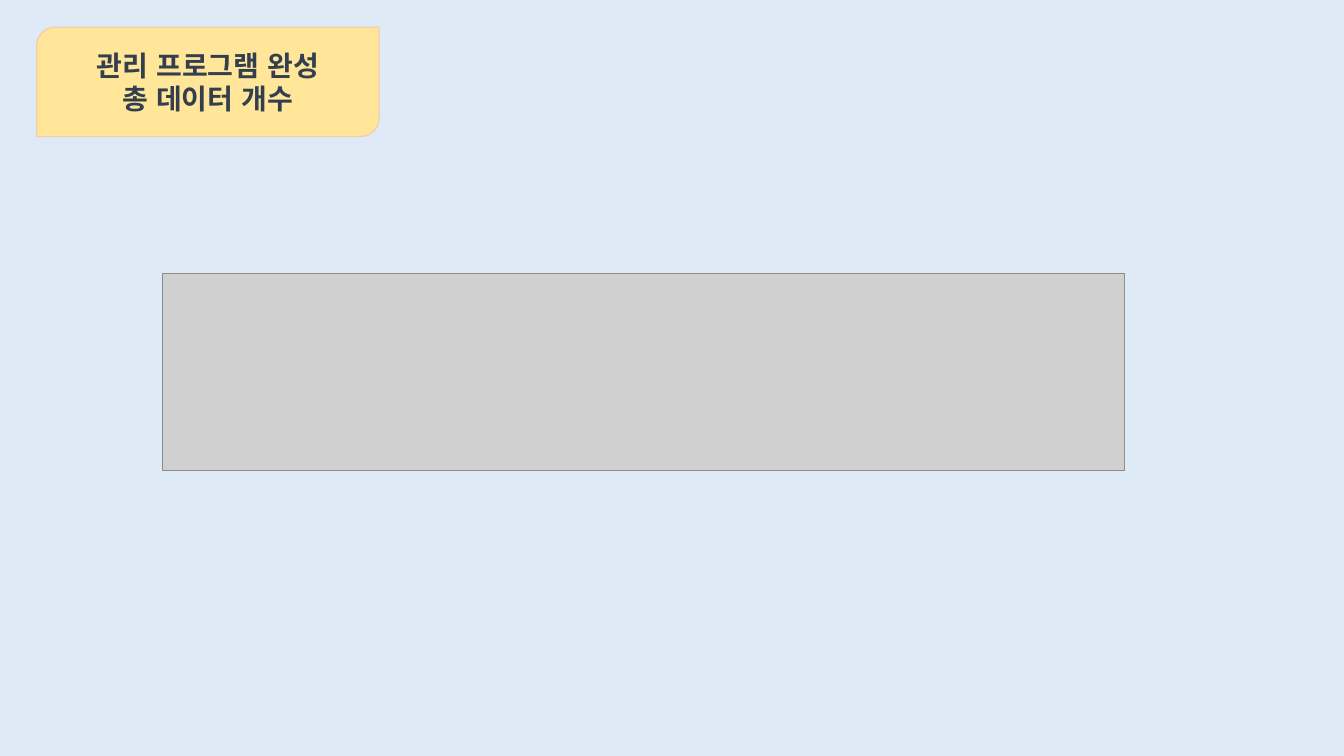
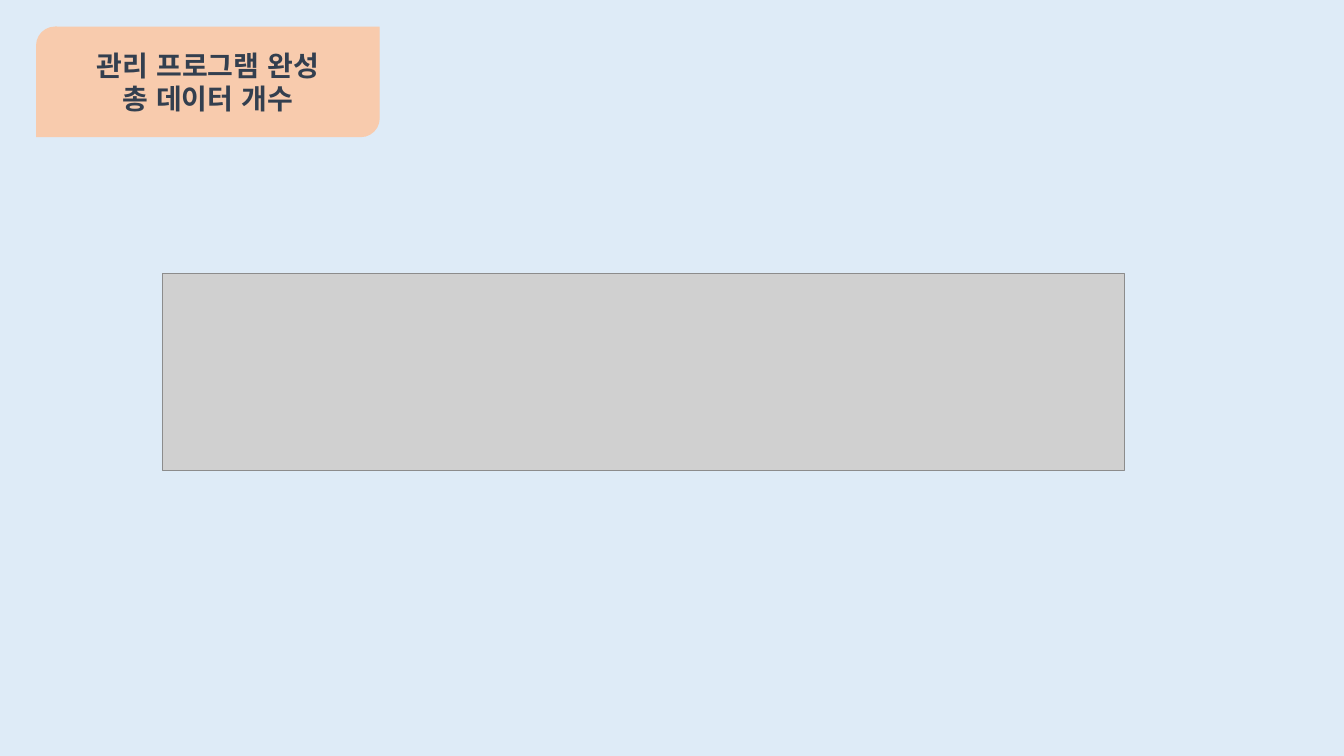
Before and after one commit to limjh0513/DGSW_studentsmanage, a slide deck: slide 15 of 자료구조.pptx (slide 16 before the commit). Drawn at 1344x756 pixels with LibreOffice and Linux fonts; fonts in the diff are those of the drawing; grey boxes stand for pictures. Boxes give left, top, right and bottom in pixels: in the first picture for what was removed or moved away, otherwise in the second. Text is boxed around its words. In the diff, an @@ line names an element or a change of style, - is before the commit and + after.

```diff
--- a/자료구조.pptx
+++ b/자료구조.pptx
@@ round diag rect "관리 프로그램 완성" at (36, 27, 379, 136): fill #FFE699 to #F8CBAD @@
```
Also in this commit, not shown: 12 other slides changed, 1 slide removed.
